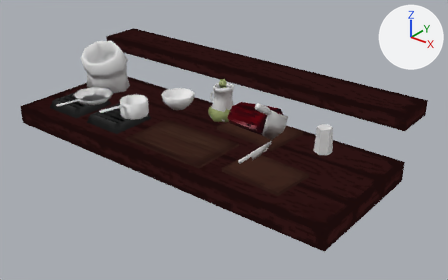
One commit to the Blender file Models/BLENDER/Table.blend: the scene before it, then after it.
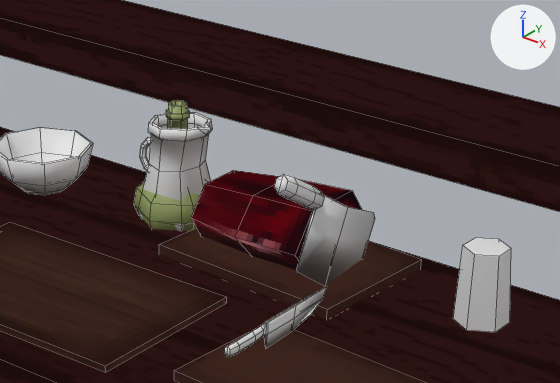
Each version appears first whole from a 50 mm lens placed at (3.04, -3.79, 2.19), pointed at (0.19, -0.22, -0.02), and next in a close-up on the part from 37% to 78% of the width and 16% to 62% of the height. Every picture has the same lights, and +X, +Y and +Z are marked at upper right. The close-ups show mesh edges as thin lines.

Script lines for the objects in view, before the commit:
```python
mat_material_001 = bpy.data.materials.new('Material.001')
mat_material_001.use_nodes = True; mat_material_001.node_tree.nodes.clear()
_N = mat_material_001.node_tree.nodes; _L = mat_material_001.node_tree.links
n0 = _N.new('ShaderNodeOutputMaterial'); n0.name = 'Material Output'
n1 = _N.new('ShaderNodeVertexColor'); n1.name = 'Color Attribute'
n2 = _N.new('ShaderNodeBsdfPrincipled'); n2.name = 'Principled BSDF'
_L.new(n2.outputs[0], n0.inputs[0])  # 'BSDF' to 'Surface'
_L.new(n1.outputs[0], n2.inputs[0])  # 'Color' to 'Base Color'
me_circle_011 = bpy.data.meshes.new('Circle.011')
me_circle_011.from_pydata(...)  # 108 vertices, 104 faces; spans x -0.108..0.108, y -0.125..0.125, z 0.0..0.387
me_circle_011.polygons.foreach_set('use_smooth', [True] * 104)
me_circle_011.materials.append(mat_material_001)
me_cube_007 = bpy.data.meshes.new('Cube.007')
me_cube_007.from_pydata(...)  # 45 vertices, 48 faces, 1 loose edge; spans x -0.008..0.008, y -0.062..0.329, z -0.051..0.017
me_cube_007.polygons.foreach_set('use_smooth', [True] * 48)
me_cylinder_009 = bpy.data.meshes.new('Cylinder.009')
me_cylinder_009.from_pydata(...)  # a 6-sided cut cone along z (radius 0.07 at the low end, 0.059 at the high end) spanning x -0.061..0.061, y -0.07..0.07, z -0.003..0.2
ob_candle = bpy.data.objects.new('Candle', me_cylinder_009)
ob_candle.location = (0.999, -0.0304, 0.053)
ob_knife = bpy.data.objects.new('Knife', me_cube_007)
ob_knife.location = (0.792, -0.747, 0.213)
ob_winebottle = bpy.data.objects.new('WineBottle', me_circle_011)
ob_winebottle.location = (0.0, 0.0, 0.0)
# also in view: 'Table' at (0.0, -0.23, 0.17); 'MeatCleaver' at (0.62, -0.16, 0.23); 'ManagingTable' at (0.06, -0.59, 0.06); 'CuttingTable' at (0.86, -0.6, 0.07); 'Jug' at (-0.01, 0.0, 0.17)
```
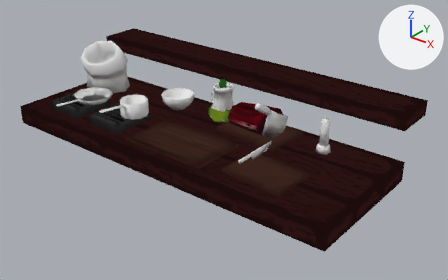
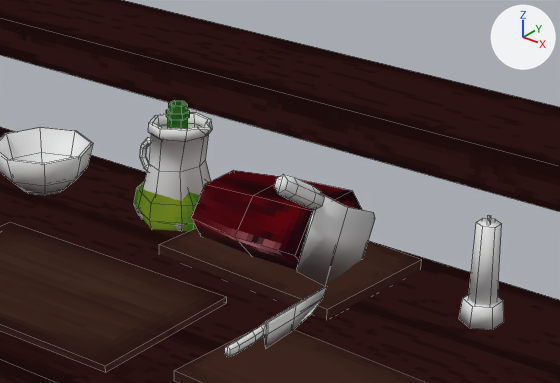
Boxes [x1, y1, x2, y2] around the edits, measured in the close-ups (560 x 383 px):
'Candle', reshaped, moved (42% narrower): before [453, 238, 511, 332]; after [468, 215, 501, 306]
'WineBottle', surface changed: [134, 100, 199, 231] in both
'Candle_Base', added: after [459, 295, 504, 330]
part 1 of me_cylinder_009, built on: before [453, 238, 511, 332]; after [468, 215, 501, 306]

What changed in the scene script:
```text
Add img_winebottle_color:
    img_winebottle_color = load_image('WineBottle_Color', '../../Materials/Textures/Environment/WineBottle_Color.png', 32, 64, 'sRGB')
Change mat_material_001:
    where n0 = _N.new('ShaderNodeOutputMaterial'); n0.name = 'Material Output'
    remove n1 = _N.new('ShaderNodeVertexColor'); n1.name = 'Color Attribute'
    remove n2 = _N.new('ShaderNodeBsdfPrincipled'); n2.name = 'Principled BSDF'
    remove _L.new(n2.outputs[0], n0.inputs[0])  # 'BSDF' to 'Surface'
    remove _L.new(n1.outputs[0], n2.inputs[0])  # 'Color' to 'Base Color'
    add n3 = _N.new('ShaderNodeTexImage'); n3.name = 'Image Texture'
    add n3.image = img_winebottle_color
    add n3.interpolation = 'Closest'
    add _L.new(n3.outputs[0], n0.inputs[0])  # 'Color' to 'Surface'
Change me_cylinder_009:
    used by ob_candle; location = (0.999, -0.0304, 0.053)
    remove me_cylinder_009.from_pydata(...)  # 12 vertices, 8 faces; spans x -0.061..0.061, y -0.07..0.07, z -0.003..0.2
    add me_cylinder_009.from_pydata(...)  # 20 vertices, 14 faces; spans x -0.031..0.031, y -0.036..0.036, z 0.04..0.275
    me_cylinder_009 part 1: the whole mesh is rebuilt
    me_cylinder_009 part 2: the surface is now shaded smooth
Change me_circle_011:
    where me_circle_011.from_pydata(...)  # 108 vertices, 104 faces; spans x -0.108..0.108, y -0.125..0.125, z 0.0..0.387
    used by ob_winebottle; location = (0.0, 0.0, 0.0)
    me_circle_011 part 3: texture (UV) coordinates of 104 of 104 faces, centred in x -0.105..0.105, y -0.091..0.091, z 0.0..0.387, changed; they spanned u 0.0..0.0, v 0.0..0.0 and now span u 0.0..1.0, v 0.0..1.0
Add me_cylinder_010:
    me_cylinder_010.from_pydata(...)  # a 6-sided cut cone along z (radius 0.056 at the low end, 0.0494 at the high end) spanning x -0.0485..0.0485, y -0.056..0.056, z -0.0027..0.0555
    me_cylinder_010.polygons.foreach_set('use_smooth', [True] * 8)
Change ob_candle:
    ob_candle.location: (0.999, -0.0304, 0.053) -> (0.999, -0.0304, 0.0631)
Add ob_candle_base:
    ob_candle_base = bpy.data.objects.new('Candle_Base', me_cylinder_010)
    ob_candle_base.location = (0.999, -0.03, 0.053)
```
